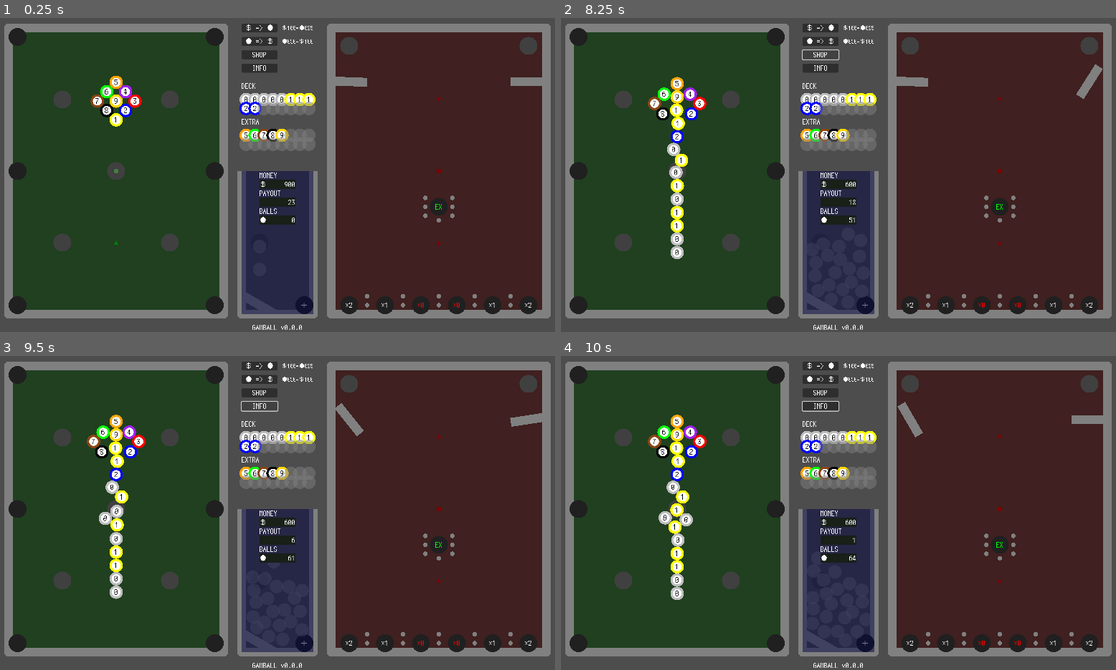
Above: before the commit, frames 1-4 (two rows, left to right).
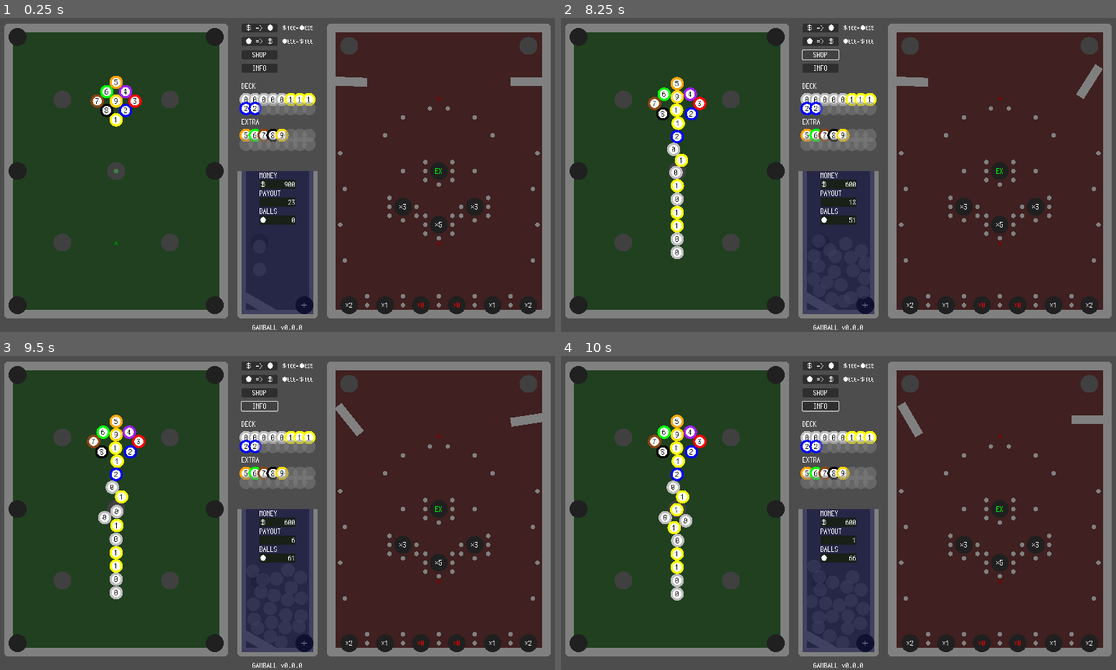
Above: after the commit, the same moments.

Repository: kamikoloss/gamball
Game: Godot game, scene res://scenes/main.tscn
The game is run twice, just before and just after one commit, with the same random seed, the same clock (stepped at 60 frames per second) and the same inputs.
Inputs (mouse positions are in pixels of both pictures, inside the frame that each line leads up to):
- Up to frame 1 (0.25 s): no input
- Up to frame 2 (8.25 s): click "＄ => ●" at 0.5 s; click "● => ＄" at 1.25 s; click "SHOP" at 2 s; click "INFO" at 2.75 s; click "＄ => ●" at 3.5 s; click "● => ＄" at 4.25 s; click "SHOP" at 5 s; click "INFO" at 5.75 s; click "＄ => ●" at 6.5 s; click "● => ＄" at 7.25 s; click "SHOP" at 8 s
- Up to frame 3 (9.5 s): click "INFO" at 8.75 s
- Up to frame 4 (10 s): move the mouse to (966, 494) at 9.52 s; click (966, 494) at 9.67 s

The runs differ from the first frame. In frame 1, 1.1% of the frame differs, in the area x 60-98%, y 28-78%; in frame 2, 1.2%; in frame 3, 1.3%; in frame 4, 1.3%, in the area x 17-98%, y 18-78%.

Commit message:
釘調整

Diff:
--- a/scenes/main.tscn
+++ b/scenes/main.tscn
@@ -754,6 +754,32 @@
 
 [node name="Nails" type="Node2D" parent="Pachinko"]
 
+[node name="Side" type="Node2D" parent="Pachinko/Nails"]
+
+[node name="Nail13" parent="Pachinko/Nails/Side" instance=ExtResource("8_ywild")]
+position = Vector2(780, 320)
+
+[node name="Nail14" parent="Pachinko/Nails/Side" instance=ExtResource("8_ywild")]
+position = Vector2(1220, 320)
+
+[node name="Nail15" parent="Pachinko/Nails/Side" instance=ExtResource("8_ywild")]
+position = Vector2(790, 400)
+
+[node name="Nail16" parent="Pachinko/Nails/Side" instance=ExtResource("8_ywild")]
+position = Vector2(1210, 400)
+
+[node name="Nail17" parent="Pachinko/Nails/Side" instance=ExtResource("8_ywild")]
+position = Vector2(780, 480)
+
+[node name="Nail18" parent="Pachinko/Nails/Side" instance=ExtResource("8_ywild")]
+position = Vector2(1220, 480)
+
+[node name="Nail19" parent="Pachinko/Nails/Side" instance=ExtResource("8_ywild")]
+position = Vector2(790, 560)
+
+[node name="Nail20" parent="Pachinko/Nails/Side" instance=ExtResource("8_ywild")]
+position = Vector2(1210, 560)
+
 [node name="Bottom" type="Node2D" parent="Pachinko/Nails"]
 
 [node name="Nail10" parent="Pachinko/Nails/Bottom" instance=ExtResource("8_ywild")]
@@ -786,28 +812,131 @@
 [node name="Nail19" parent="Pachinko/Nails/Bottom" instance=ExtResource("8_ywild")]
 position = Vector2(1160, 660)
 
-[node name="Heso" type="Node2D" parent="Pachinko/Nails"]
-
-[node name="Nail2" parent="Pachinko/Nails/Heso" instance=ExtResource("8_ywild")]
-position = Vector2(970, 420)
-
-[node name="Nail3" parent="Pachinko/Nails/Heso" instance=ExtResource("8_ywild")]
-position = Vector2(1030, 420)
-
-[node name="Nail4" parent="Pachinko/Nails/Heso" instance=ExtResource("8_ywild")]
-position = Vector2(970, 440)
-
-[node name="Nail5" parent="Pachinko/Nails/Heso" instance=ExtResource("8_ywild")]
-position = Vector2(1030, 440)
-
-[node name="Nail6" parent="Pachinko/Nails/Heso" instance=ExtResource("8_ywild")]
+[node name="Extra" type="Node2D" parent="Pachinko/Nails"]
+
+[node name="Nail2" parent="Pachinko/Nails/Extra" instance=ExtResource("8_ywild")]
+position = Vector2(970, 340)
+
+[node name="Nail3" parent="Pachinko/Nails/Extra" instance=ExtResource("8_ywild")]
+position = Vector2(1030, 340)
+
+[node name="Nail4" parent="Pachinko/Nails/Extra" instance=ExtResource("8_ywild")]
+position = Vector2(970, 360)
+
+[node name="Nail5" parent="Pachinko/Nails/Extra" instance=ExtResource("8_ywild")]
+position = Vector2(1030, 360)
+
+[node name="Nail6" parent="Pachinko/Nails/Extra" instance=ExtResource("8_ywild")]
+position = Vector2(970, 380)
+
+[node name="Nail7" parent="Pachinko/Nails/Extra" instance=ExtResource("8_ywild")]
+position = Vector2(1030, 380)
+
+[node name="Nail8" parent="Pachinko/Nails/Extra" instance=ExtResource("8_ywild")]
+position = Vector2(1000, 390)
+
+[node name="Nail9" parent="Pachinko/Nails/Extra" instance=ExtResource("8_ywild")]
+visible = false
+position = Vector2(990, 280)
+
+[node name="Nail10" parent="Pachinko/Nails/Extra" instance=ExtResource("8_ywild")]
+visible = false
+position = Vector2(1010, 280)
+
+[node name="x3a" type="Node2D" parent="Pachinko/Nails"]
+
+[node name="Nail2" parent="Pachinko/Nails/x3a" instance=ExtResource("8_ywild")]
+position = Vector2(890, 420)
+
+[node name="Nail3" parent="Pachinko/Nails/x3a" instance=ExtResource("8_ywild")]
+visible = false
+position = Vector2(950, 420)
+
+[node name="Nail4" parent="Pachinko/Nails/x3a" instance=ExtResource("8_ywild")]
+position = Vector2(890, 440)
+
+[node name="Nail5" parent="Pachinko/Nails/x3a" instance=ExtResource("8_ywild")]
+position = Vector2(950, 440)
+
+[node name="Nail6" parent="Pachinko/Nails/x3a" instance=ExtResource("8_ywild")]
+position = Vector2(890, 460)
+
+[node name="Nail7" parent="Pachinko/Nails/x3a" instance=ExtResource("8_ywild")]
+position = Vector2(950, 460)
+
+[node name="Nail8" parent="Pachinko/Nails/x3a" instance=ExtResource("8_ywild")]
+position = Vector2(920, 470)
+
+[node name="Nail9" parent="Pachinko/Nails/x3a" instance=ExtResource("8_ywild")]
+position = Vector2(920, 360)
+
+[node name="x3b" type="Node2D" parent="Pachinko/Nails"]
+
+[node name="Nail2" parent="Pachinko/Nails/x3b" instance=ExtResource("8_ywild")]
+visible = false
+position = Vector2(1050, 420)
+
+[node name="Nail3" parent="Pachinko/Nails/x3b" instance=ExtResource("8_ywild")]
+position = Vector2(1110, 420)
+
+[node name="Nail4" parent="Pachinko/Nails/x3b" instance=ExtResource("8_ywild")]
+position = Vector2(1050, 440)
+
+[node name="Nail5" parent="Pachinko/Nails/x3b" instance=ExtResource("8_ywild")]
+position = Vector2(1110, 440)
+
+[node name="Nail6" parent="Pachinko/Nails/x3b" instance=ExtResource("8_ywild")]
+position = Vector2(1050, 460)
+
+[node name="Nail7" parent="Pachinko/Nails/x3b" instance=ExtResource("8_ywild")]
+position = Vector2(1110, 460)
+
+[node name="Nail8" parent="Pachinko/Nails/x3b" instance=ExtResource("8_ywild")]
+position = Vector2(1080, 470)
+
+[node name="Nail9" parent="Pachinko/Nails/x3b" instance=ExtResource("8_ywild")]
+position = Vector2(1080, 360)
+
+[node name="x5" type="Node2D" parent="Pachinko/Nails"]
+
+[node name="Nail2" parent="Pachinko/Nails/x5" instance=ExtResource("8_ywild")]
 position = Vector2(970, 460)
 
-[node name="Nail7" parent="Pachinko/Nails/Heso" instance=ExtResource("8_ywild")]
+[node name="Nail3" parent="Pachinko/Nails/x5" instance=ExtResource("8_ywild")]
 position = Vector2(1030, 460)
 
-[node name="Nail8" parent="Pachinko/Nails/Heso" instance=ExtResource("8_ywild")]
-position = Vector2(1000, 470)
+[node name="Nail4" parent="Pachinko/Nails/x5" instance=ExtResource("8_ywild")]
+position = Vector2(970, 480)
+
+[node name="Nail5" parent="Pachinko/Nails/x5" instance=ExtResource("8_ywild")]
+position = Vector2(1030, 480)
+
+[node name="Nail6" parent="Pachinko/Nails/x5" instance=ExtResource("8_ywild")]
+position = Vector2(970, 500)
+
+[node name="Nail7" parent="Pachinko/Nails/x5" instance=ExtResource("8_ywild")]
+position = Vector2(1030, 500)
+
+[node name="Nail8" parent="Pachinko/Nails/x5" instance=ExtResource("8_ywild")]
+position = Vector2(1000, 510)
+
+[node name="Nail7" parent="Pachinko/Nails" instance=ExtResource("8_ywild")]
+position = Vector2(980, 220)
+
+[node name="Nail8" parent="Pachinko/Nails" instance=ExtResource("8_ywild")]
+position = Vector2(1020, 220)
+
+[node name="Nail9" parent="Pachinko/Nails" instance=ExtResource("8_ywild")]
+position = Vector2(920, 240)
+
+[node name="Nail10" parent="Pachinko/Nails" instance=ExtResource("8_ywild")]
+position = Vector2(1080, 240)
+
+[node name="Nail11" parent="Pachinko/Nails" instance=ExtResource("8_ywild")]
+position = Vector2(880, 280)
+
+[node name="Nail12" parent="Pachinko/Nails" instance=ExtResource("8_ywild")]
+position = Vector2(1120, 280)
 
 [node name="Holes" type="Node2D" parent="Pachinko"]
 
@@ -840,8 +969,23 @@
 gain_ratio = 2
 
 [node name="Hole7" parent="Pachinko/Holes" instance=ExtResource("6_wvfqf")]
-position = Vector2(1000, 440)
+position = Vector2(1000, 360)
 hole_type = 1
+
+[node name="Hole8" parent="Pachinko/Holes" instance=ExtResource("6_wvfqf")]
+position = Vector2(1000, 480)
+hole_type = 2
+gain_ratio = 5
+
+[node name="Hole9" parent="Pachinko/Holes" instance=ExtResource("6_wvfqf")]
+position = Vector2(920, 440)
+hole_type = 2
+gain_ratio = 3
+
+[node name="Hole10" parent="Pachinko/Holes" instance=ExtResource("6_wvfqf")]
+position = Vector2(1080, 440)
+hole_type = 2
+gain_ratio = 3
 
 [node name="Stack" type="Node2D" parent="." node_paths=PackedStringArray("_spawn_position")]
 script = ExtResource("10_ekmut")
